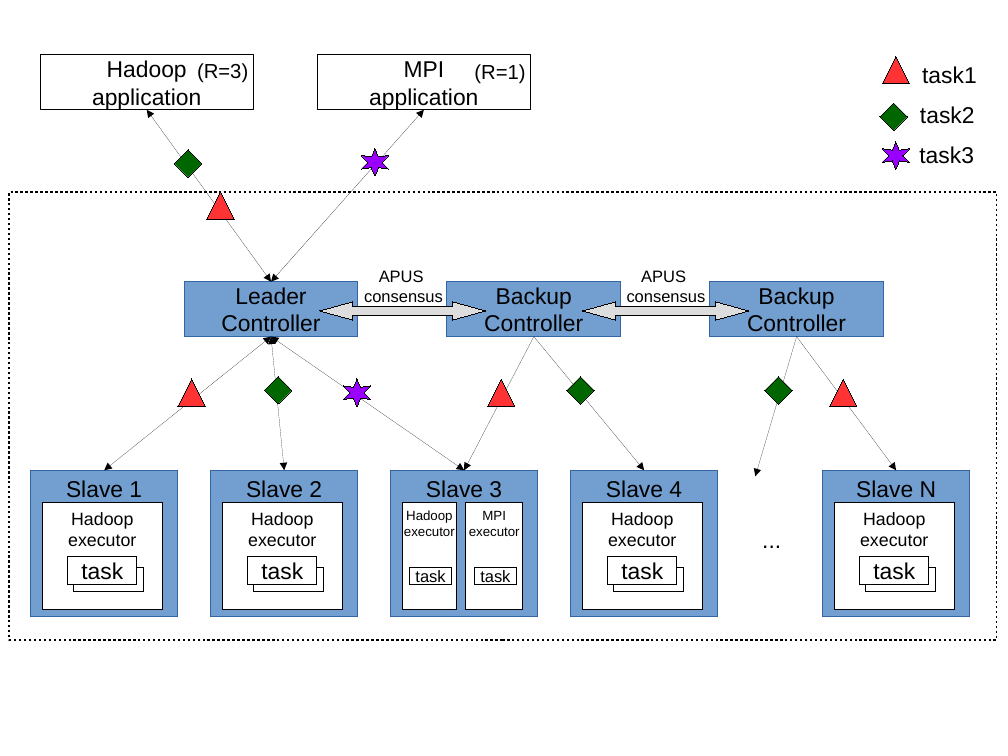
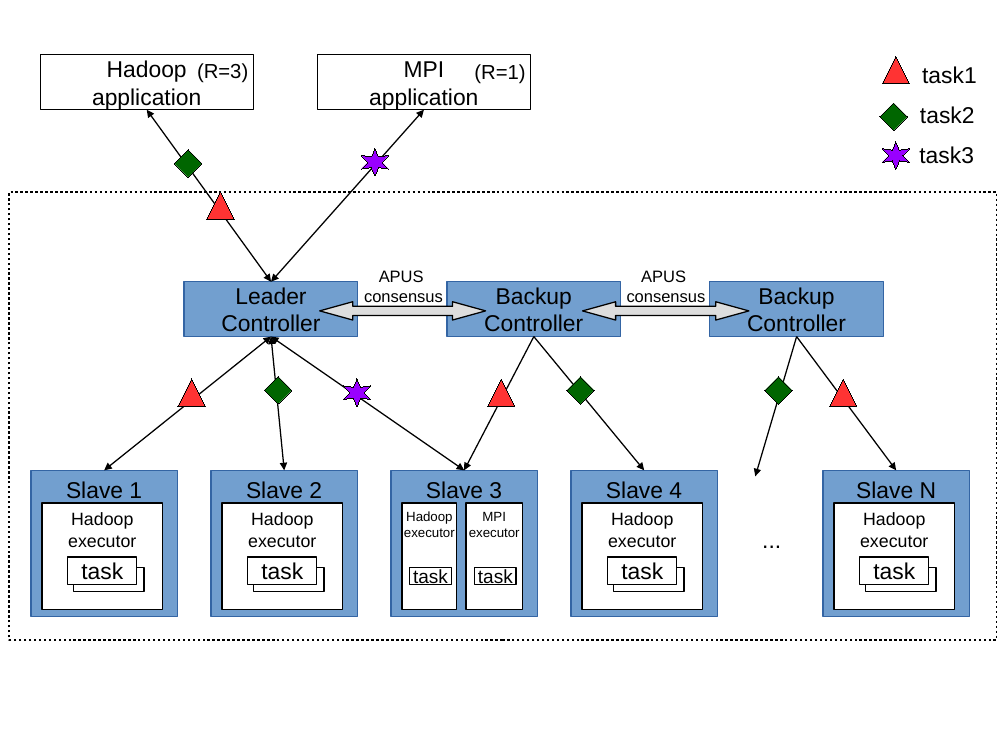
Before and after one commit to hemingcui/grf2017, a slide deck: slide 1 of figures/scheduler_arch.odp. Drawn at 1008x756 pixels with LibreOffice and Linux fonts; fonts in the diff are those of the drawing. Boxes give left, top, right and bottom in pixels: in the first picture for what was removed or moved away, otherwise in the second. Text is boxed around its words. In the diff, an @@ line names an element or a change of style, - is before the commit and + after.

```diff
--- a/figures/scheduler_arch.odp
+++ b/figures/scheduler_arch.odp
@@ double arrow (146, 110) - (271, 282): stroke #000000 0 pt to #000000 0.99 pt @@
@@ double arrow (424, 110) - (271, 282): stroke #000000 0 pt to #000000 0.99 pt @@
@@ outline #000000 0 pt to #000000 0.99 pt in 4 elements at [402,503,457,610], [466,503,523,610], [320,302,486,320], [583,302,749,320] @@
@@ double arrow (104, 470) - (271, 337): stroke #000000 0 pt to #000000 0.99 pt @@
@@ double arrow (271, 337) - (465, 470): stroke #000000 0 pt to #000000 0.99 pt @@
@@ double arrow (271, 337) - (284, 470): stroke #000000 0 pt to #000000 0.99 pt @@
@@ arrow (534, 337) - (465, 470): stroke #000000 0 pt to #000000 0.99 pt @@
@@ arrow (534, 337) - (645, 470): stroke #000000 0 pt to #000000 0.99 pt @@
@@ arrow (797, 337) - (756, 477): stroke #000000 0 pt to #000000 0.99 pt @@
@@ arrow (797, 337) - (896, 470): stroke #000000 0 pt to #000000 0.99 pt @@
@@ outline #3465A4 0 pt to #3465A4 0.99 pt in 3 elements at [447,282,621,337], [710,282,884,337], [391,470,538,617] @@
@@ rectangle "task" at [410,568,451,584]: size 13 to 15 pt; outline #000000 0 pt to #000000 0.99 pt @@
@@ rectangle "task" at [475,568,516,584]: size 13 to 15 pt; outline #000000 0 pt to #000000 0.99 pt @@
```
Also in this commit, not shown: 9 other files.
